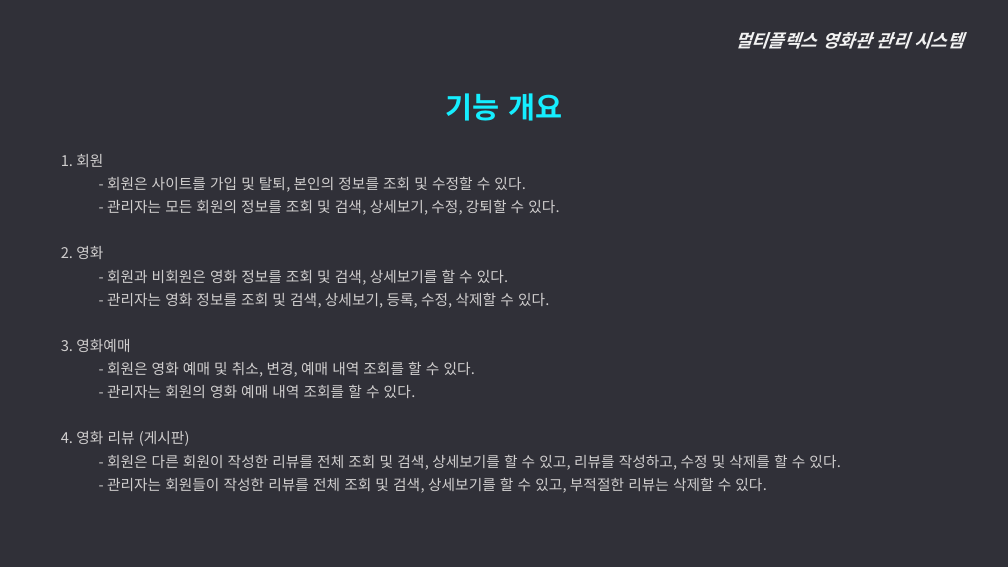
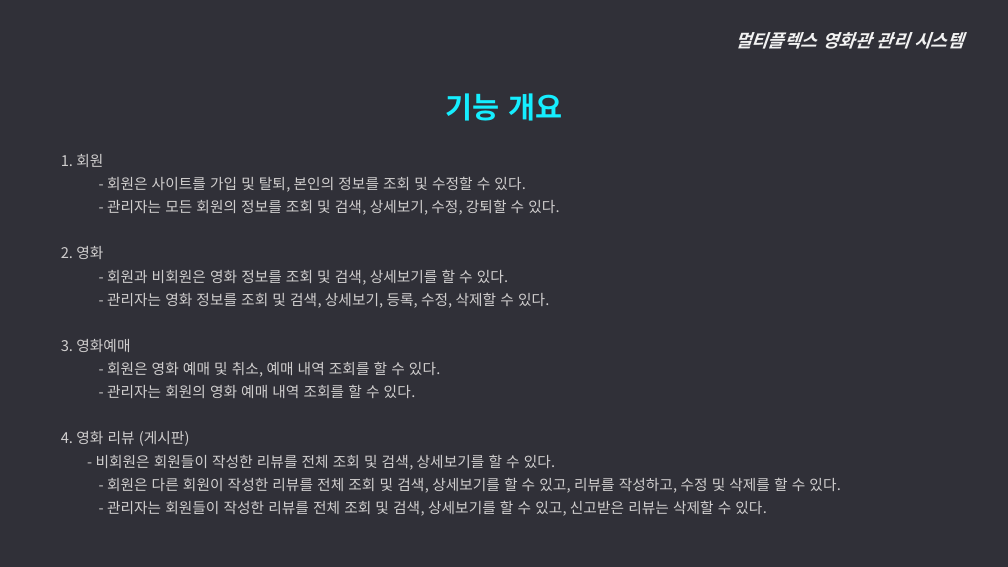
Before and after one commit to ywc-412/MultiplexTeamProject, a slide deck: slide 4 of 2조 시스템개요, 요구사항 정의.pptx. Drawn at 1008x567 pixels with LibreOffice and Linux fonts; fonts in the diff are those of the drawing. Boxes give left, top, right and bottom in pixels: in the first picture for what was removed or moved away, otherwise in the second. Text is boxed around its words. In the diff, an @@ line names an element or a change of style, - is before the commit and + after.

```diff
--- a/2조 시스템개요, 요구사항 정의.pptx
+++ b/2조 시스템개요, 요구사항 정의.pptx
@@ text at [107,362,440,377]: text changed @@
-    - 회원은 영화 예매 및 취소, 변경, 예매 내역 조회를 할 수 있다.
+    - 회원은 영화 예매 및 취소, 예매 내역 조회를 할 수 있다.
@@ text at [96,455,555,470]: paragraph added @@
+  - 비회원은 회원들이 작성한 리뷰를 전체 조회 및 검색, 상세보기를 할 수 있다.
@@ text at [107,500,766,516]: text changed @@
-    - 관리자는 회원들이 작성한 리뷰를 전체 조회 및 검색, 상세보기를 할 수 있고, 부적절한 리뷰는 삭제할 수 있다.
+    - 관리자는 회원들이 작성한 리뷰를 전체 조회 및 검색, 상세보기를 할 수 있고, 신고받은 리뷰는 삭제할 수 있다.
```
Also in this commit, not shown: 13 other slides changed.
